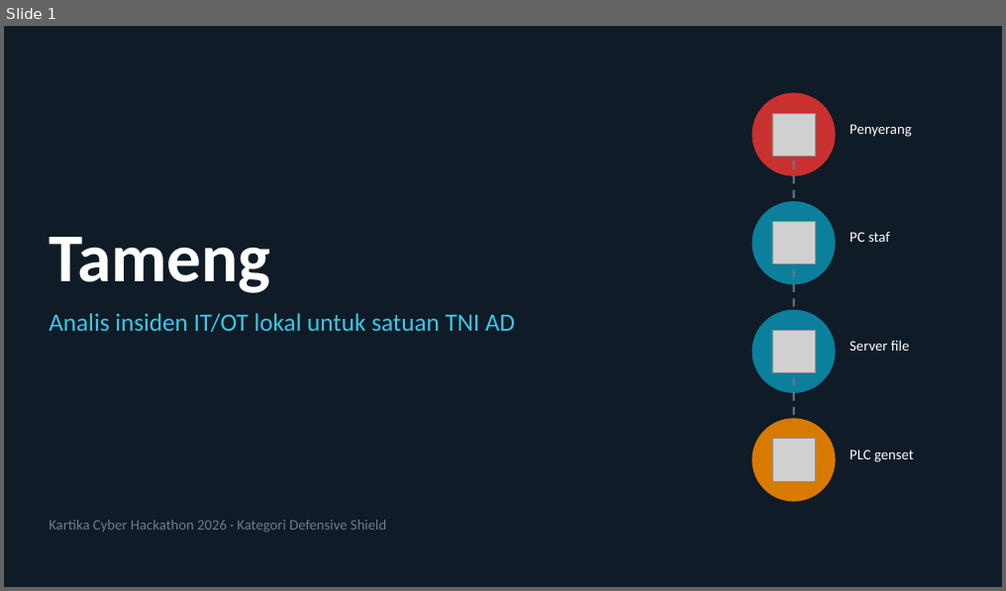
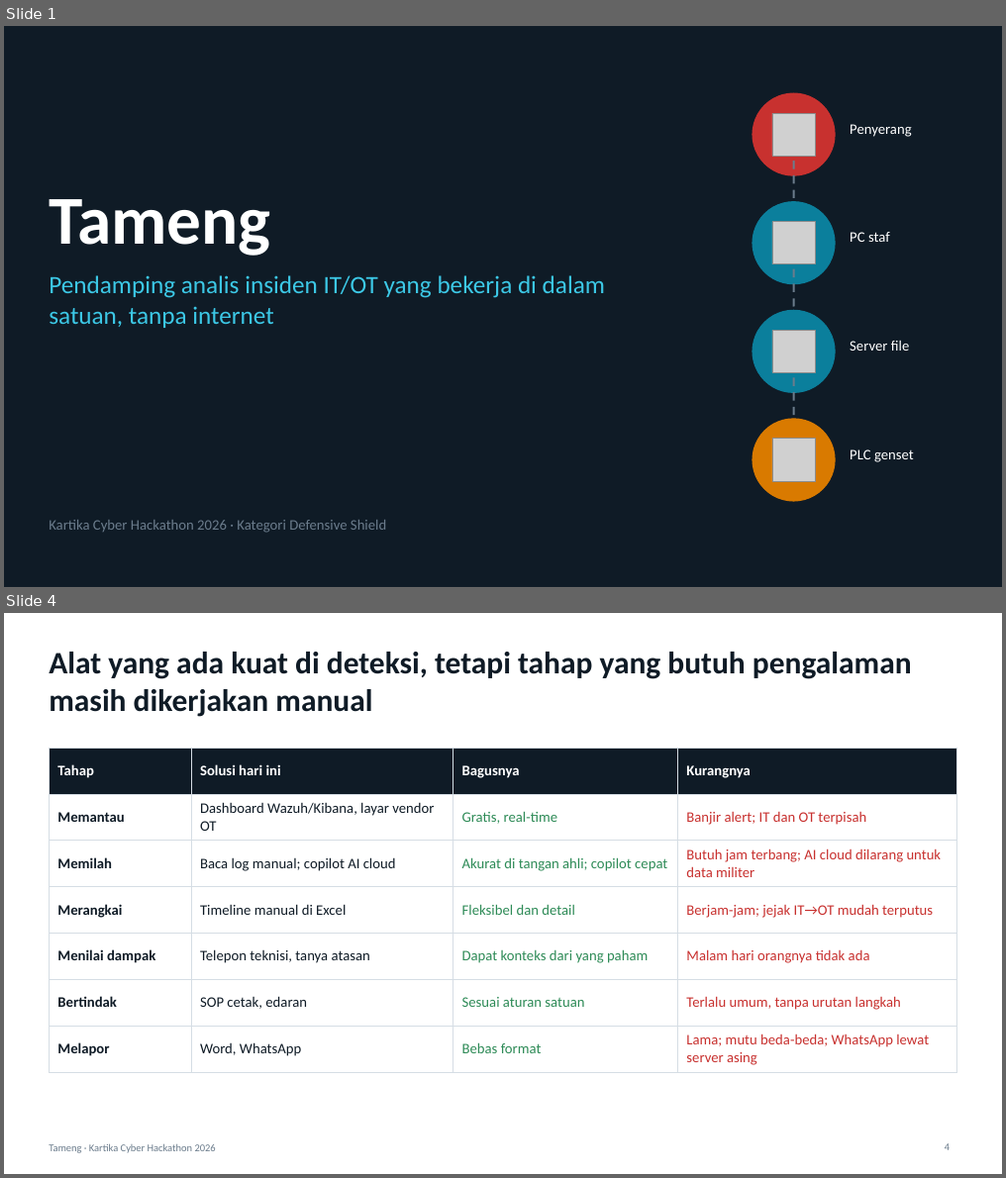
Before and after one commit to yogasamsu/Kartika-cyber, a slide deck: presentasi/tameng-presentasi.pptx. Shown one above the other, each under a label of ours: slide 1 before the commit, slides 1 and 4 after it; the slides between them are not shown. The pictures are 1006x591 and 1006x1178 pixels, drawn with LibreOffice and Linux fonts; fonts in the diff are those of the drawing; grey boxes stand for pictures. Boxes give left, top, right and bottom in pixels: in the first picture for what was removed or moved away, otherwise in the second. Text is boxed around its words. In the diff, an @@ line names an element or a change of style, - is before the commit and + after.

```diff
--- a/presentasi/tameng-presentasi.pptx
+++ b/presentasi/tameng-presentasi.pptx
@@ slide 4 added at <box>4,613,1002,1174</box>, background #FFFFFF @@
@@ title added at <box>49,652,912,717</box>, 30 pt, text #0F1B26, bold @@
+Alat yang ada kuat di deteksi, tetapi tahap yang butuh pengalaman masih dikerjakan manual
@@ table added at <box>49,748,957,1069</box>, 7 rows, 4 columns @@
+Tahap | Solusi hari ini | Bagusnya | Kurangnya
+Memantau | Dashboard Wazuh/Kibana, layar vendor OT | Gratis, real-time | Banjir alert; IT dan OT terpisah
+Memilah | Baca log manual; copilot AI cloud | Akurat di tangan ahli; copilot cepat | Butuh jam terbang; AI cloud dilarang untuk data militer
+Merangkai | Timeline manual di Excel | Fleksibel dan detail | Berjam-jam; jejak IT→OT mudah terputus
+Menilai dampak | Telepon teknisi, tanya atasan | Dapat konteks dari yang paham | Malam hari orangnya tidak ada
+Bertindak | SOP cetak, edaran | Sesuai aturan satuan | Terlalu umum, tanpa urutan langkah
+Melapor | Word, WhatsApp | Bebas format | Lama; mutu beda-beda; WhatsApp lewat server asing
@@ text added at <box>49,1145,216,1154</box>, 10 pt, text #6B7C8C @@
+Tameng · Kartika Cyber Hackathon 2026
@@ page number added at <box>944,1144,949,1151</box>, 10 pt, text #6B7C8C @@
+4
@@ slide 1 changed as well @@
@@ title "Tameng": place and size @@
-title "Tameng" at <box>49,237,270,293</box>
+title "Tameng" at <box>49,199,270,256</box>
@@ text at <box>49,275,605,328</box>: text changed @@
-Analis insiden IT/OT lokal untuk satuan TNI AD
+Pendamping analis insiden IT/OT yang bekerja di dalam satuan, tanpa internet
```
Also in this commit, not shown: 5 other slides changed, 7 other slides added, 4 slides removed, 5 other files.
